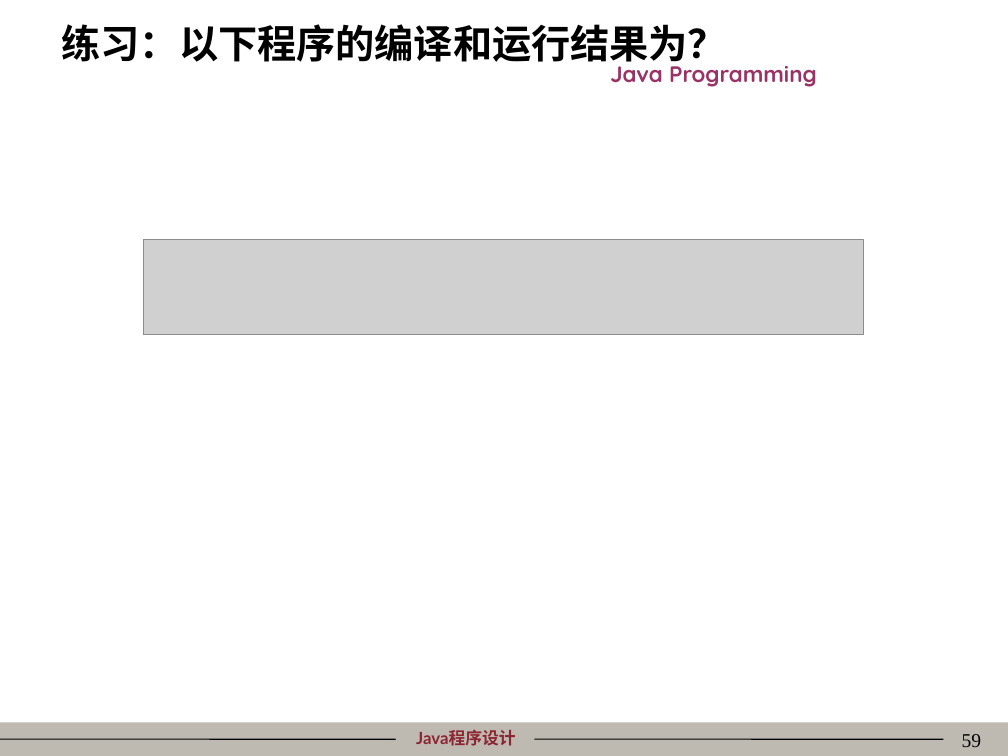
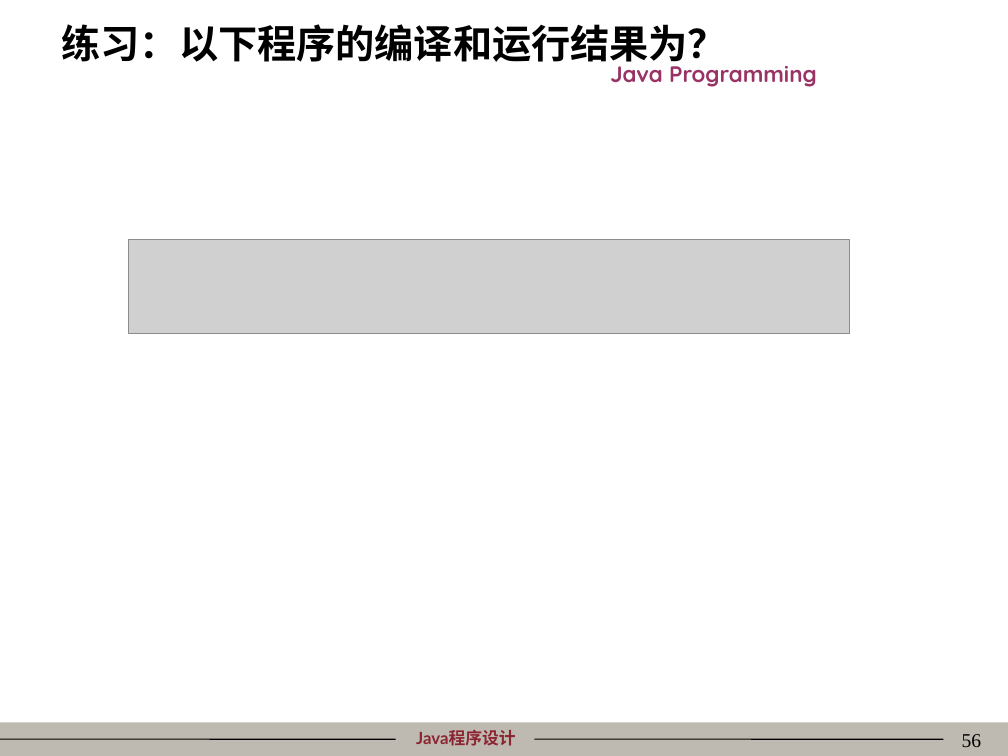
Before and after one commit to mordeky/Java, a slide deck: slide 56 of PPT/04类的封装性、继承性、多态性与接口.ppt (slide 59 before the commit). Drawn at 1008x756 pixels with LibreOffice and Linux fonts; fonts in the diff are those of the drawing; grey boxes stand for pictures; background and template pictures are left out. Boxes give left, top, right and bottom in pixels: in the first picture for what was removed or moved away, otherwise in the second. Text is boxed around its words. In the diff, an @@ line names an element or a change of style, - is before the commit and + after.

```diff
--- a/PPT/04类的封装性、继承性、多态性与接口.ppt
+++ b/PPT/04类的封装性、继承性、多态性与接口.ppt
@@ picture: place and size @@
-picture at [143,240,864,335]
+picture at [129,239,850,334]
@@ page number at [962,734,982,747]: text changed @@
-59
+56
```
Also in this commit, not shown: 11 other slides changed, 3 slides added, 17 slides removed, 15 other files.
